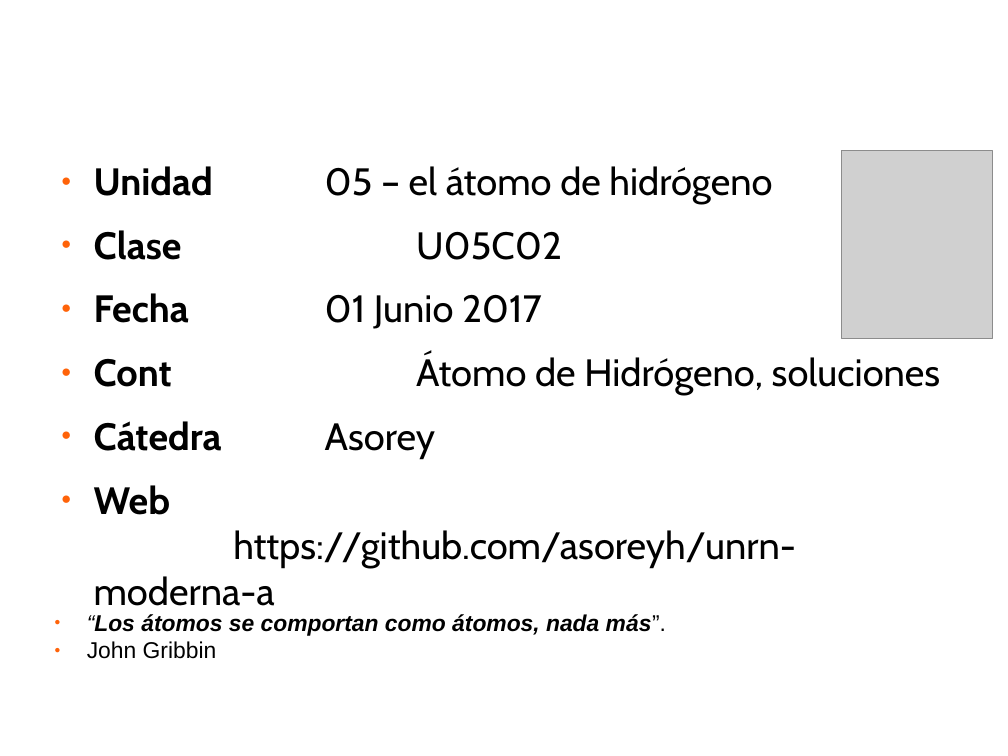
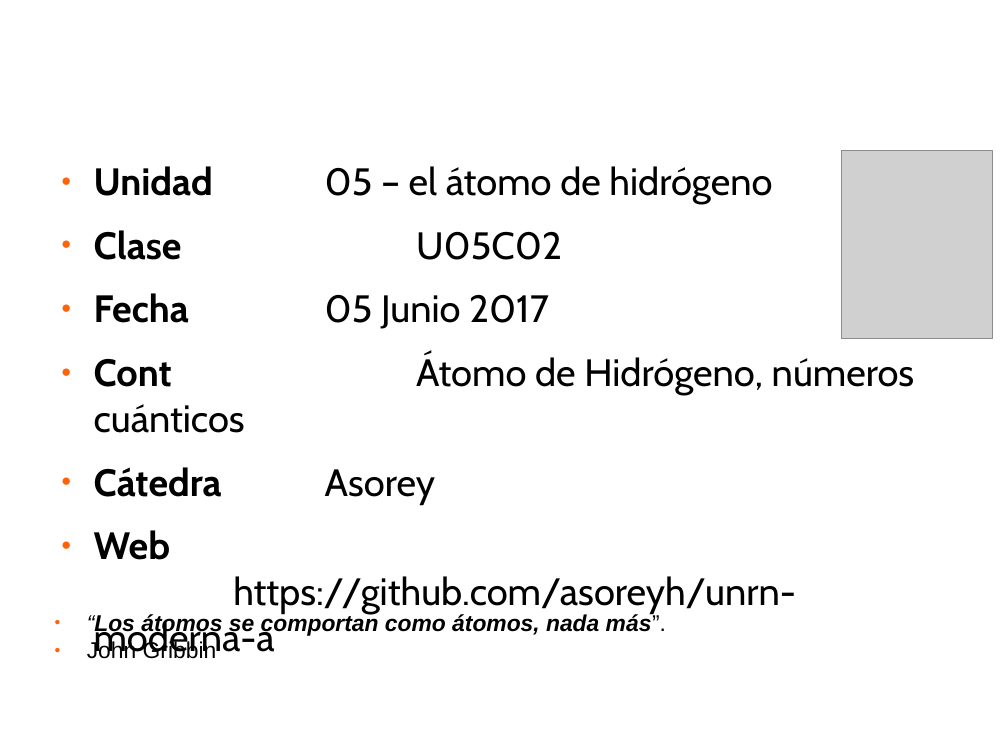
Before and after one commit to asoreyh/unrn-moderna-a, a slide deck: slide 1 of clases/moderna-a-2017-U05C02-0106-hidrogeno-soluciones.odp. Drawn at 1008x756 pixels with LibreOffice and Linux fonts; fonts in the diff are those of the drawing; grey boxes stand for pictures; background and template pictures are left out. Boxes give left, top, right and bottom in pixels: in the first picture for what was removed or moved away, otherwise in the second. Text is boxed around its words. In the diff, an @@ line names an element or a change of style, - is before the commit and + after.

```diff
--- a/clases/moderna-a-2017-U05C02-0106-hidrogeno-soluciones.odp
+++ b/clases/moderna-a-2017-U05C02-0106-hidrogeno-soluciones.odp
@@ text at (94,293,915,395): text changed @@
-● Fecha 01 Junio 2017
-● Cont Átomo de Hidrógeno, soluciones
+● Fecha 05 Junio 2017
+● Cont Átomo de Hidrógeno, números cuánticos
```
Also in this commit, not shown: 1 other slide changed, 19 slides added, 4 other files.
